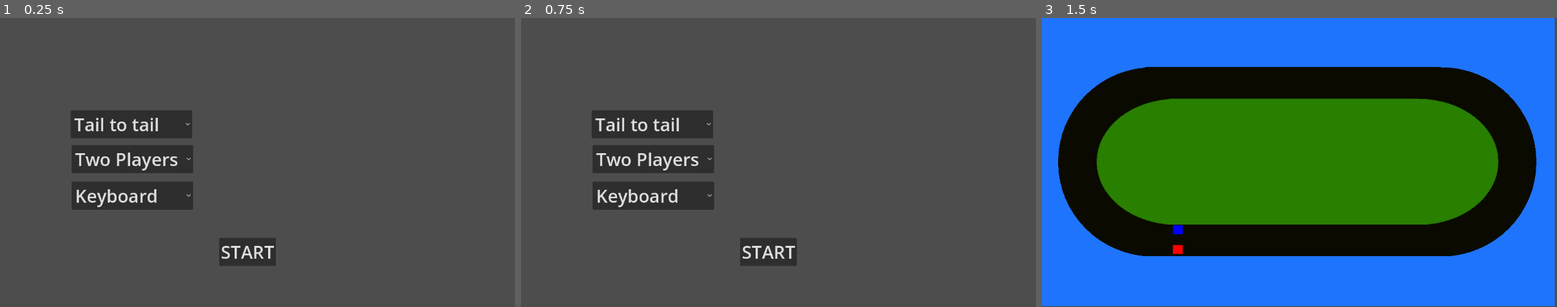
Above: before the commit, frames 1-3 (left to right).
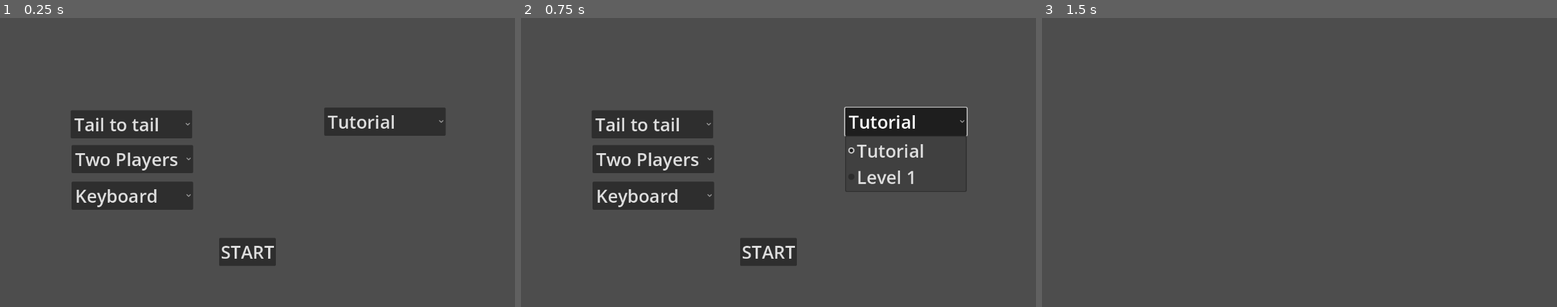
Above: after the commit, the same moments.

Repository: onegm/VectorRacing
Game: Godot game, scene res://scenes/start_page.tscn
Same seed, same stepped clock (60 frames per second), same inputs: the game is played once before the commit and once after it. This scene is started directly instead of the project's main scene.
Inputs (mouse positions are in pixels of both pictures, inside the frame that each line leads up to):
- Up to frame 1 (0.25 s): no input
- Up to frame 2 (0.75 s): click (907, 122) at 0.5 s, where only the run after the commit has a clickable "Tutorial"
- Up to frame 3 (1.5 s): click "START" at 1.25 s

The runs differ from the first frame. In frame 1, 2.3% of the frame differs, in the area x 62-87%, y 30-41%; in frame 2, 2.9%; in frame 3, 99%, in the area x 0-100%, y 0-100%.
Error after the commit: Invalid access to property or key 'name' on a base object of type 'Color'. (res://scripts/racer_spawner.gd:31)

Commit message:
remove target scene and add level selection

Diff:
--- a/scenes/racer.tscn
+++ b/scenes/racer.tscn
@@ -1,7 +1,6 @@
-[gd_scene load_steps=6 format=3 uid="uid://k168nlrpoctb"]
+[gd_scene load_steps=5 format=3 uid="uid://k168nlrpoctb"]
 
 [ext_resource type="Script" path="res://scripts/racer.gd" id="1_iypdr"]
-[ext_resource type="PackedScene" uid="uid://by8w4qdkfrt2r" path="res://scenes/target.tscn" id="2_0sto5"]
 [ext_resource type="PackedScene" uid="uid://cn3ke47vqw46b" path="res://scenes/motion_vectors.tscn" id="5_5u2gt"]
 
 [sub_resource type="CanvasTexture" id="CanvasTexture_rtcxq"]
@@ -20,7 +19,4 @@
 [node name="CollisionShape2D" type="CollisionShape2D" parent="."]
 shape = SubResource("RectangleShape2D_v26bx")
 
-[node name="Target" parent="." instance=ExtResource("2_0sto5")]
-visible = false
-
 [node name="MotionVectors" parent="." instance=ExtResource("5_5u2gt")]
--- a/scenes/start_page.tscn
+++ b/scenes/start_page.tscn
@@ -1,14 +1,12 @@
-[gd_scene load_steps=4 format=3 uid="uid://b05ror2ya1o1c"]
+[gd_scene load_steps=3 format=3 uid="uid://b05ror2ya1o1c"]
 
 [ext_resource type="Script" path="res://scripts/start_page.gd" id="1_j63th"]
-[ext_resource type="PackedScene" uid="uid://cskmwj7jj750b" path="res://scenes/level_1.tscn" id="2_ctd06"]
 
 [sub_resource type="Theme" id="Theme_ps4lq"]
 default_font_size = 40
 
 [node name="StartPage" type="Node2D"]
 script = ExtResource("1_j63th")
-level = ExtResource("2_ctd06")
 
 [node name="Control" type="Control" parent="."]
 layout_mode = 3
@@ -56,6 +54,19 @@
 popup/item_1/text = "Mouse"
 popup/item_1/id = 1
 
+[node name="LevelButton" type="OptionButton" parent="Control"]
+layout_mode = 0
+offset_left = 725.0
+offset_top = 201.0
+offset_right = 997.0
+offset_bottom = 264.0
+item_count = 2
+selected = 0
+popup/item_0/text = "Tutorial"
+popup/item_0/id = 0
+popup/item_1/text = "Level 1"
+popup/item_1/id = 1
+
 [node name="StartButton" type="Button" parent="Control"]
 layout_mode = 0
 offset_left = 490.0
--- a/scripts/game.gd
+++ b/scripts/game.gd
@@ -8,6 +8,8 @@
 var num_of_players = 2
 var input_mode : INPUT_METHOD = INPUT_METHOD.KEYBOARD
 
+@onready var current_level : PackedScene = load("res://scenes/level_0.tscn")
+@onready var main_menu : PackedScene = load("res://scenes/start_page.tscn")
 
 func set_num_players(num : int):
 	num_of_players = num
@@ -18,3 +20,7 @@
 
 func set_input_method(mode : INPUT_METHOD):
 	input_mode = mode
+
+func set_current_level(index : int):
+	var level = load("res://scenes/level_" + str(index) + ".tscn")
+	current_level = level
--- a/scripts/level.gd
+++ b/scripts/level.gd
@@ -10,16 +10,13 @@
 var current_racer
 var current_racer_idx = 0
 
-var colors = [Color.BLUE, Color.RED, Color.BLACK, Color.DARK_GREEN]
+#var colors = [Color.BLUE, Color.RED, Color.BLACK, Color.DARK_GREEN]
 
 func _ready():
 	racers = racer_spawner.spawn_racers(num_of_racers, spawn_position, track.spawn_rotation)
-	var i = 0
+
 	for racer in racers:
 		add_child(racer)
-		racer.set_color(colors[i])
-		racer.set_name(str(colors[i]))
-		i+=1
 
 	current_racer = racers[current_racer_idx]
 
--- a/scripts/racer.gd
+++ b/scripts/racer.gd
@@ -1,18 +1,22 @@
 extends CharacterBody2D
 class_name Racer
 
-@onready var target = $Target
 @onready var vehicle = $Vehicle
 @onready var motion_vectors = $MotionVectors
-@onready var current_target = target.global_position
+@onready var current_target = global_position
 
 var tile_size = Game.TILE_SIZE
 var is_active = false
 
 var initial_position
+var vehicle_color : Color
+
+func _ready():
+	colorize()
 
 func _physics_process(delta):
 	var distance_from_target = (current_target - global_position).length()
+
 	if is_active:
 		global_position += velocity*delta
 		if distance_from_target < 5:
@@ -22,25 +26,25 @@
 func set_initial_position(new_position : Vector2 = Vector2.ZERO):
 	initial_position = new_position
 	global_position = new_position
+	current_target = new_position
 
 func update_target_position(dx:float, dy:float):
 	var target_change_vector = Vector2(dx*tile_size, dy*tile_size)
-	target.update_target_position(target_change_vector)
+	current_target = global_position + velocity + target_change_vector
 	motion_vectors.set_new_acceleration(target_change_vector)
 
 func move():
 	if is_active:
 		return
-	current_target = target.get_target()
-	velocity = target.get_target() - global_position
-	target.set_anchor(velocity)
+
+	velocity = current_target - global_position
 	motion_vectors.set_new_velocity(velocity)
 	is_active = true
 
 func reset(new_position : Vector2 = initial_position):
 	global_position = new_position
 	velocity = Vector2.ZERO
-	target.set_anchor(Vector2.ZERO)
+	current_target = new_position
 	motion_vectors.reset()
 	is_active = false
 
@@ -49,5 +53,7 @@
 	reset(pre_crash_position)
 
 func set_color(color : Color):
-	vehicle.set_modulate(color)
-	target.set_color(color)
+	vehicle_color = color
+
+func colorize():
+	vehicle.set_modulate(vehicle_color)
--- a/scripts/racer_spawner.gd
+++ b/scripts/racer_spawner.gd
@@ -5,6 +5,7 @@
 
 var racers = []
 var spawn_points
+var colors = [Color.BLUE, Color.RED, Color.BLACK, Color.DARK_GREEN]
 
 #func _ready():
 #	spawn_racers()
@@ -24,9 +25,12 @@
 	set_spawn_rotation(spawn_rotation)
 	for i in num:
 		var spawn_point = spawn_points.get_children()[i]
-		var racer_instance = racer_scene.instantiate()
-		racer_instance.set_initial_position(spawn_point.global_position)
-		racers.append(racer_instance)
+		var racer = racer_scene.instantiate()
+		racer.set_initial_position(spawn_point.global_position)
+		racer.set_color(colors[i])
+		racer.set_name(str(colors[i].name))
+
+		racers.append(racer)
 	return racers
 
 func set_spawn_position_center(spawn_position: Vector2):
--- a/scripts/start_page.gd
+++ b/scripts/start_page.gd
@@ -4,14 +4,15 @@
 @onready var num_players_button = $Control/NumPlayersButton
 @onready var start_button = $Control/StartButton
 @onready var input_method_button = $Control/InputMethodButton
-
-@export var level : PackedScene = null
+@onready var level_button = $Control/LevelButton
 
 func _ready():
 	vector_mode_button.item_selected.connect(on_vector_mode_selected)
 	num_players_button.item_selected.connect(on_num_players_selected)
 	input_method_button.item_selected.connect(on_input_method_selected)
+	level_button.item_selected.connect(on_level_selected)
 	start_button.pressed.connect(on_start_button_pressed)
+
 
 func on_vector_mode_selected(mode_idx):
 	if(mode_idx == 0):
@@ -33,6 +34,9 @@
 	else:
 		push_error("Invalid input method selected")
 
+func on_level_selected(index : int):
+	Game.set_current_level(index)
+
 func on_start_button_pressed():
-	get_tree().change_scene_to_packed(level)
+	get_tree().change_scene_to_packed(Game.current_level)
 	pass
--- a/scripts/target.gd
+++ b/scripts/target.gd
@@ -5,6 +5,7 @@
 @onready var anchor_sprite = $AnchorSprite
 
 func update_target_position(new_position : Vector2):
+	position = new_position
 	target_sprite.position = new_position
 
 func set_anchor(new_position : Vector2):
Not shown, added: scenes/levABDE.tmp
Not shown, added: scenes/levBFB4.tmp
